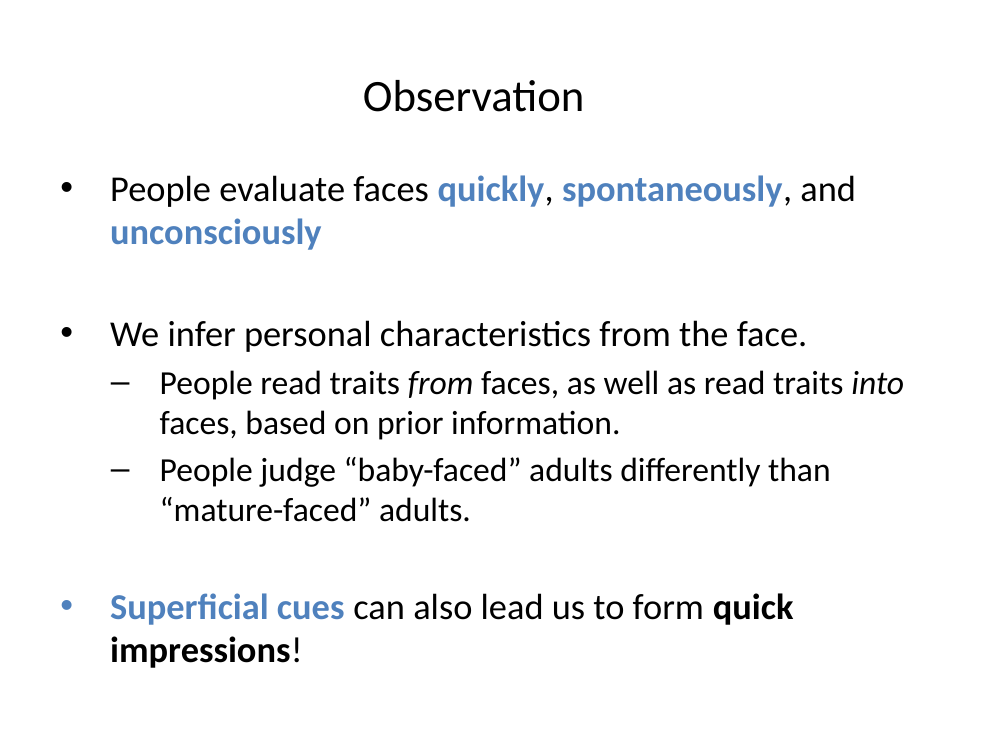
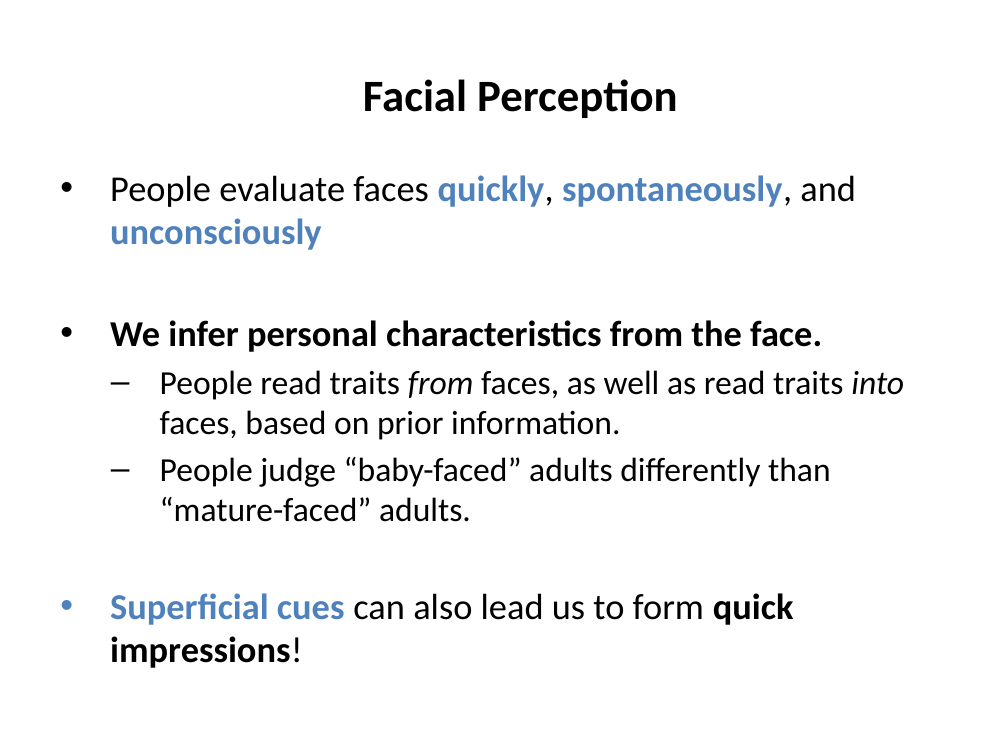
Before and after one commit to npm27/Teaching-Materials, a slide deck: slide 2 of Social Psych/Slides/5 Percieving Persons.pptx. Drawn at 1008x756 pixels with LibreOffice and Linux fonts; fonts in the diff are those of the drawing. Boxes give left, top, right and bottom in pixels: in the first picture for what was removed or moved away, otherwise in the second. Text is boxed around its words. In the diff, an @@ line names an element or a change of style, - is before the commit and + after.

```diff
--- a/Social Psych/Slides/5 Percieving Persons.pptx
+++ b/Social Psych/Slides/5 Percieving Persons.pptx
@@ title at [363,79,677,118]: text changed; bold on @@
-Observation
+Facial Perception
@@ text at [110,320,822,352]: bold on in "We infer personal characteristics from the face." @@
```
Also in this commit, not shown: 9 other slides changed, 1 slide added, 8 slides removed, 1 other file.
